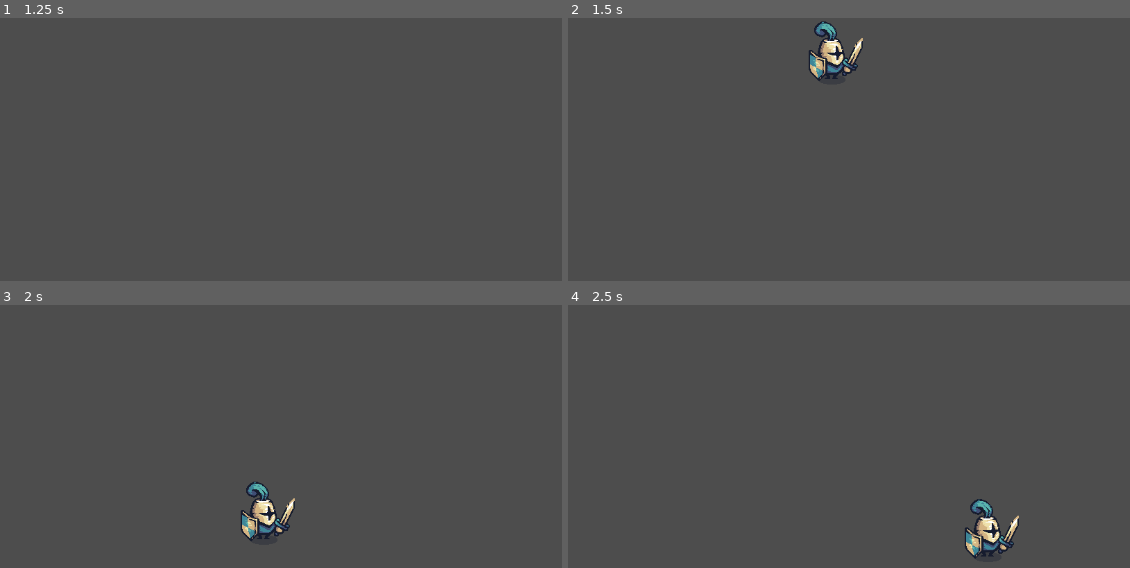
Above: before the commit, frames 1-4 (two rows, left to right).
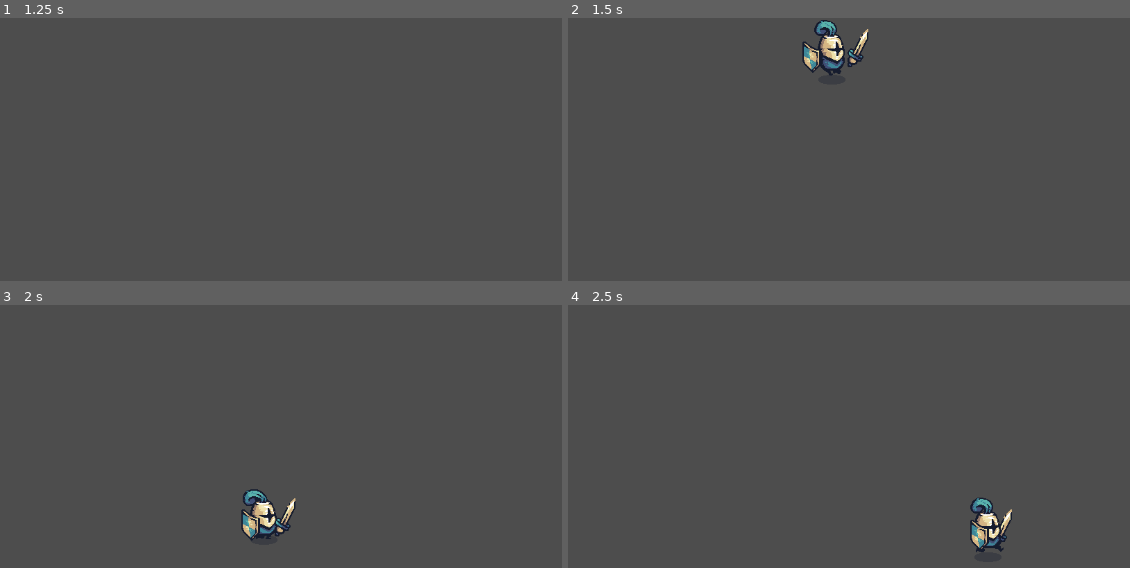
Above: after the commit, the same moments.

Repository: Talong2024/Algorithm-Quest
Game: Godot game, scene res://Characeter.tscn
The game is run twice, just before and just after one commit, with the same random seed, the same clock (stepped at 60 frames per second) and the same inputs.
Inputs:
- Up to frame 1 (1.25 s): tap Enter at 0.5 s; hold Right (Right) from 0.53 s (still down)
- Up to frame 2 (1.5 s): tap Space at 1.25 s; release Right (Right) at 1.28 s; hold Down (Down) from 1.28 s (still down)
- Up to frame 3 (2 s): keep holding Down (Down)
- Up to frame 4 (2.5 s): release Down (Down) at 2.03 s; hold Right (Right) from 2.03 s (still down)

Frame 1 is identical in both runs. In frame 2, 1.3% of the frame differs, in the area x 41-54%, y 0-24%; in frame 3, 0.9%; in frame 4, 1.2%.

Commit message:
movement and idle animation

Diff:
--- a/player/player.tscn
+++ b/player/player.tscn
@@ -20,8 +20,8 @@
 "values": [1]
 }
 
-[sub_resource type="Animation" id="Animation_g1dw6"]
-resource_name = "Idle_up"
+[sub_resource type="Animation" id="Animation_qjkh3"]
+resource_name = "Idle_side"
 length = 0.7
 loop_mode = 1
 tracks/0/type = "value"
@@ -31,15 +31,15 @@
 tracks/0/interp = 1
 tracks/0/loop_wrap = true
 tracks/0/keys = {
-"times": PackedFloat32Array(0, 0.3, 0.6),
-"transitions": PackedFloat32Array(1, 1, 1),
+"times": PackedFloat32Array(0, 0.2, 0.4, 0.6),
+"transitions": PackedFloat32Array(1, 1, 1, 1),
 "update": 1,
-"values": [36, 37, 38]
+"values": [0, 1, 2, 3]
 }
 
-[sub_resource type="Animation" id="Animation_yw30f"]
-resource_name = "Idle"
-length = 0.7
+[sub_resource type="Animation" id="Animation_g6k8r"]
+resource_name = "Walking animation"
+length = 0.6
 loop_mode = 1
 tracks/0/type = "value"
 tracks/0/imported = false
@@ -48,17 +48,17 @@
 tracks/0/interp = 1
 tracks/0/loop_wrap = true
 tracks/0/keys = {
-"times": PackedFloat32Array(0, 0.3, 0.6),
-"transitions": PackedFloat32Array(1, 1, 1),
+"times": PackedFloat32Array(0, 0.1, 0.2, 0.3, 0.4, 0.5),
+"transitions": PackedFloat32Array(1, 1, 1, 1, 1, 1),
 "update": 1,
-"values": [24, 25, 26]
+"values": [6, 7, 8, 9, 10, 11]
 }
 
 [sub_resource type="AnimationLibrary" id="AnimationLibrary_qjkh3"]
 _data = {
-&"Idle_down": SubResource("Animation_yw30f"),
-&"Idle_up": SubResource("Animation_g1dw6"),
-&"RESET": SubResource("Animation_rkbax")
+&"Idle_side": SubResource("Animation_qjkh3"),
+&"RESET": SubResource("Animation_rkbax"),
+&"Walking animation": SubResource("Animation_g6k8r")
 }
 
 [node name="Player" type="CharacterBody2D"]
--- a/player/script/player.gd
+++ b/player/script/player.gd
@@ -1,10 +1,16 @@
 class_name Player
 extends CharacterBody2D
 
+var cardinal_direction : Vector2 = Vector2.DOWN
+var direction = Vector2.ZERO
 var move_speed: float = 500.0
+var state : String = "Idle"
+
+@onready var animation_player : AnimationPlayer = $AnimationPlayer
+@onready var sprite : Sprite2D = $Sprite2D
 
 func _physics_process(delta):
-	var direction = Vector2.ZERO
+
 	direction.x = Input.get_action_strength("Right") - Input.get_action_strength("Left")
 	direction.y = Input.get_action_strength("Down") - Input.get_action_strength("Up")
 
@@ -13,3 +19,20 @@
 
 	velocity = direction * move_speed
 	move_and_slide()
+
+	UpdateAnimation()
+
+
+func SetDirection() -> bool:
+
+	return true
+
+func UpdateAnimation() -> void:
+	if direction != Vector2.ZERO:
+		animation_player.play("Walking animation")
+		if direction.x < 0:
+			sprite.flip_h = true
+		elif direction.x > 0:
+			sprite.flip_h = false
+	else:
+		animation_player.play("Idle_side")
